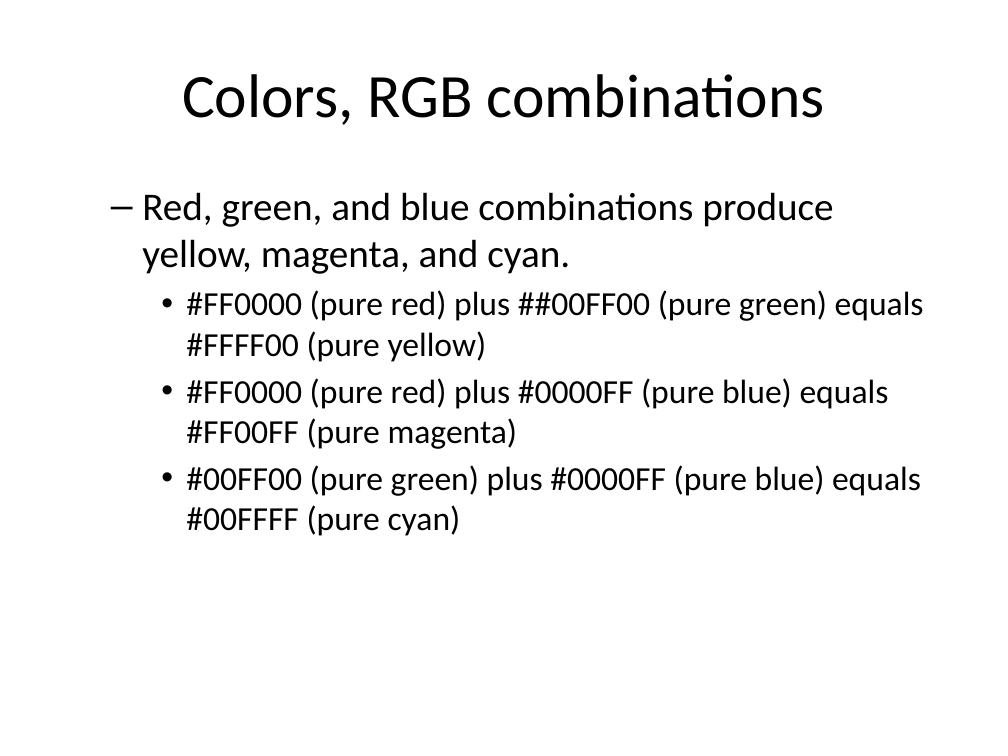
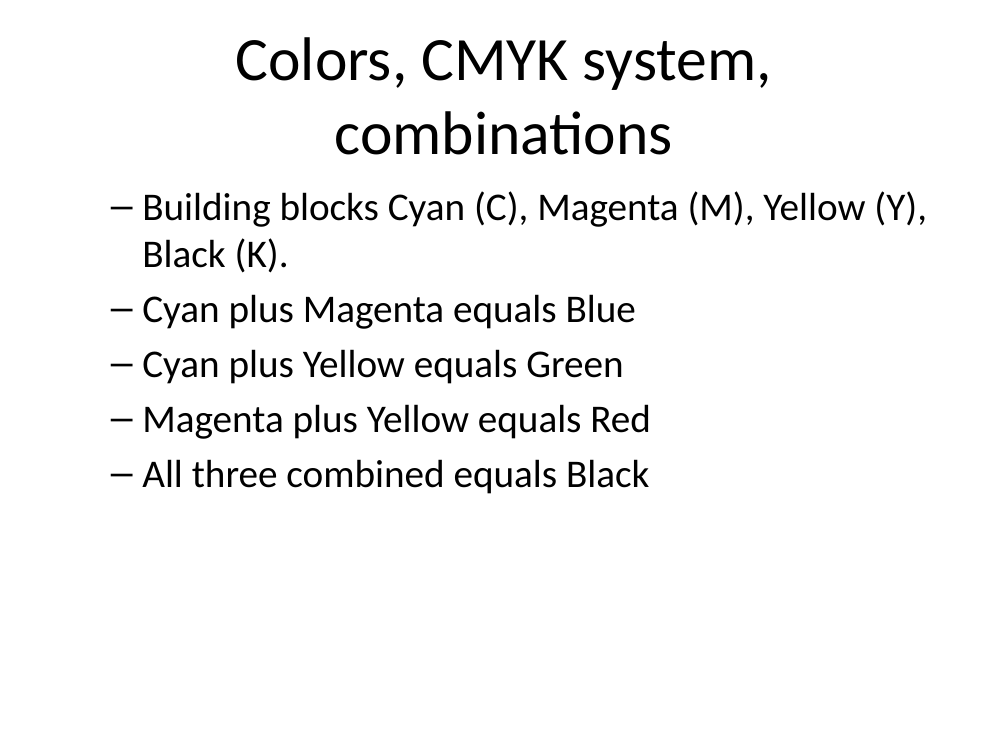
Before and after one commit to pmean/data-visualization, a slide deck: slide 33 of data-viz-02/component/tutorial-colors.pptx (slide 7 before the commit). Drawn at 1008x756 pixels with LibreOffice and Linux fonts; fonts in the diff are those of the drawing. Boxes give left, top, right and bottom in pixels: in the first picture for what was removed or moved away, otherwise in the second. Text is boxed around its words. In the diff, an @@ line names an element or a change of style, - is before the commit and + after.

```diff
--- a/data-viz-02/component/tutorial-colors.pptx
+++ b/data-viz-02/component/tutorial-colors.pptx
@@ title at bbox=[236, 37, 772, 155]: text changed @@
-Colors, RGB combinations
+Colors, CMYK system, combinations
@@ text at bbox=[142, 191, 927, 494]: text changed; size 24 to 28 pt @@
-  – Red, green, and blue combinations produce yellow, magenta, and cyan.
-    • #FF0000 (pure red) plus ##00FF00 (pure green) equals #FFFF00 (pure yellow)
-    • #FF0000 (pure red) plus #0000FF (pure blue) equals #FF00FF (pure magenta)
-    • #00FF00 (pure green) plus #0000FF (pure blue) equals #00FFFF (pure cyan)
+  – Building blocks Cyan (C), Magenta (M), Yellow (Y), Black (K).
+  – Cyan plus Magenta equals Blue
+  – Cyan plus Yellow equals Green
+  – Magenta plus Yellow equals Red
+  – All three combined equals Black
```
Also in this commit, not shown: 2 other slides changed, 7 slides added, 2 slides removed, 30 other files.
